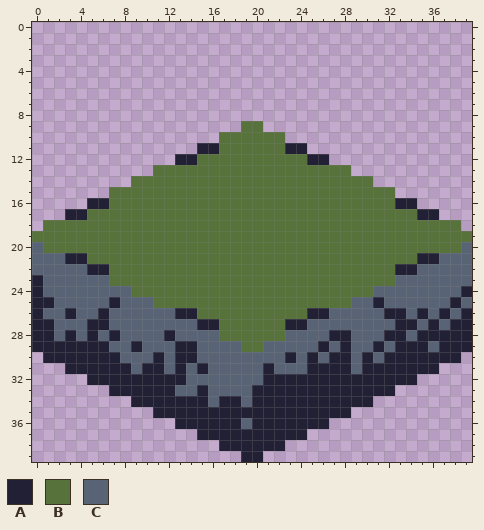
One commit to this pixel-art sprite: res/block.png. That is the earlier state.
The file is 40x40 pixels.
Palette (. is transparent): A #222034  B #57723a  C #586475
After:
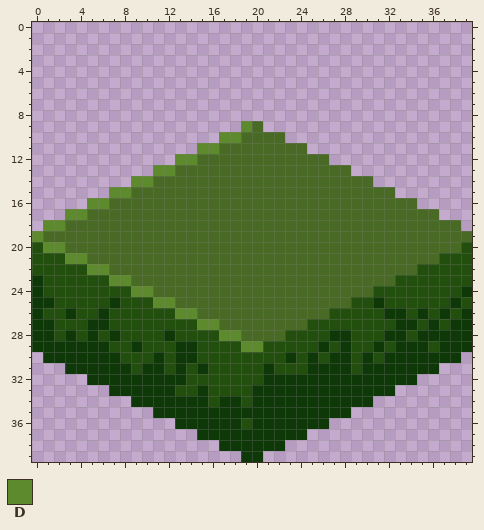
Colours new in this view: D #5d8a2c
Diff:
colour A: #222034 -> #0f3808
colour B: #57723a -> #496a25
colour C: #586475 -> #224f0e
Changed rows in their new state; - is a pixel that keeps its letter.
first column x 0:
 9 -------------------D-----------------
10 -----------------DD------------------
11 ---------------DD------BB------------
12 -------------DD----------BB----------
13 -----------DD------------------------
14 ---------DD--------------------------
15 -------DD----------------------------
16 -----DD--------------------------BB--
17 ---DD------------------------------BB
18 -DD----------------------------------
19 D------------------------------------
20 -DD----------------------------------
21 ---DD------------------------------BB
22 -----DD--------------------------BB--
23 -------DD----------------------------
24 ---------DD--------------------------
25 -----------DD------------------------
26 -------------DD----------BB----------
27 ---------------DD------BB------------
28 -----------------DD------------------
29 -------------------DD----------------
Where, in picture pixels (left, top, right, bottom), the same in both pictures:
changed: (32, 121, 472, 462)
